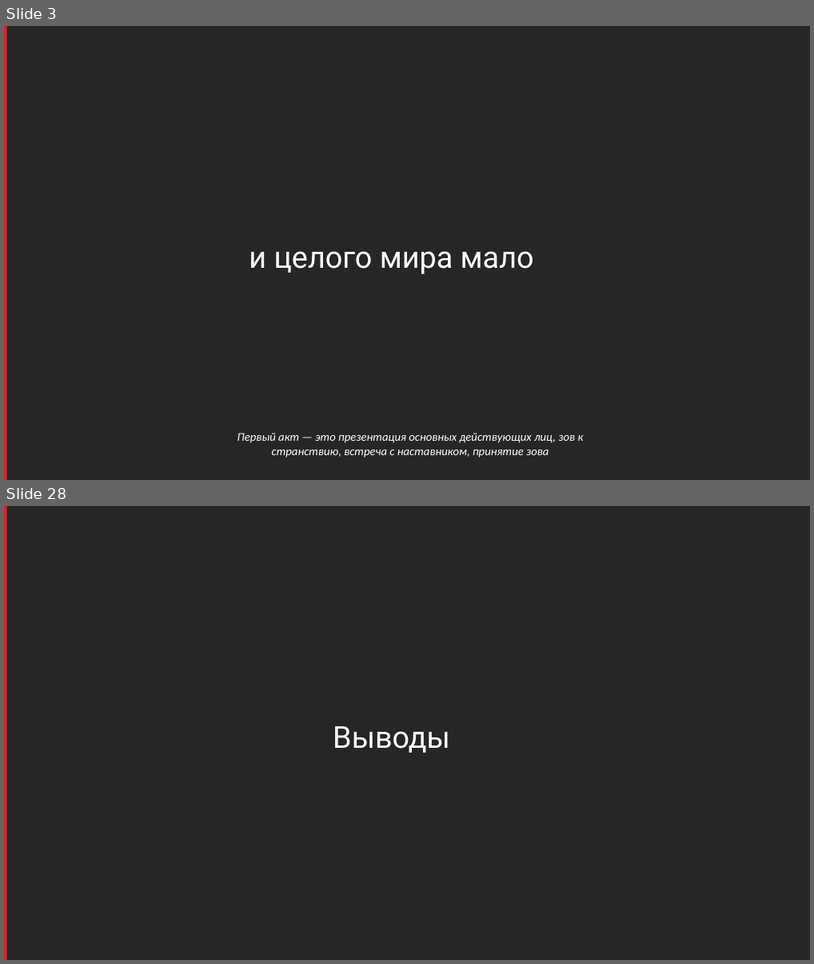
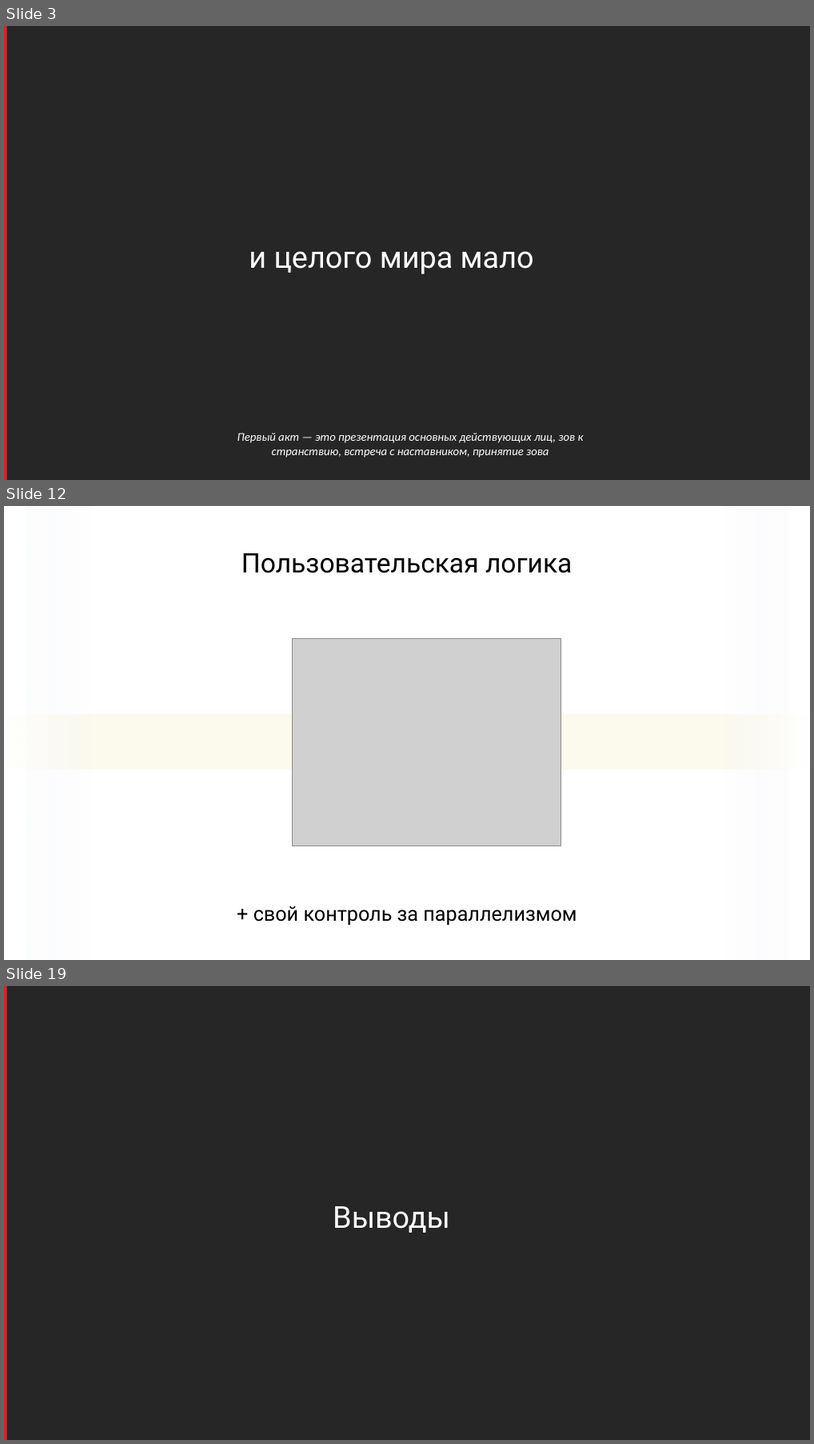
Before and after one commit to sidristij/dotnext-online-2021, a slide deck: 00-dotnext-threadpool.pptx. Shown one above the other, each under a label of ours: slides 3 and 28 before the commit, slides 3, 12 and 19 after it; the slides between them are not shown. The pictures are 814x964 and 814x1444 pixels, drawn with LibreOffice and Linux fonts; fonts in the diff are those of the drawing; grey boxes stand for pictures; background and template pictures are left out. Boxes give left, top, right and bottom in pixels: in the first picture for what was removed or moved away, otherwise in the second. Text is boxed around its words. In the diff, an @@ line names an element or a change of style, - is before the commit and + after.

```diff
--- a/00-dotnext-threadpool.pptx
+++ b/00-dotnext-threadpool.pptx
@@ slide 12 added at (4,506,810,960), background #FFFFFF @@
@@ rectangle added at (4,506,810,960), fill #FFFFFF @@
@@ rectangle added at (4,507,91,959), fill gradient #F6F8FC to #FFFFFF @@
@@ rectangle added at (724,507,810,959), fill gradient #F6F8FC to #FFFFFF @@
@@ rectangle added at (808,506,810,960), fill #548235 @@
@@ text added at (242,553,572,573), 32 pt, text #000000 @@
+Пользовательская логика
@@ picture added at (293,639,561,846) @@
@@ rectangle added at (4,714,810,769), fill #FCFAED @@
@@ text added at (254,906,577,924), 24 pt, text #000000 @@
++ свой контроль за параллелизмом
@@ what was slide 28 is now slide 19 @@
```
Also in this commit, not shown: 4 slides changed, 12 other slides added, 22 slides removed.
